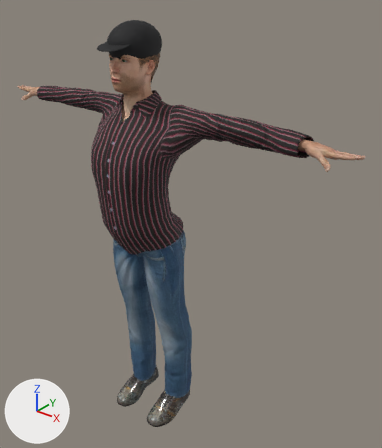
An edit to the glTF model sj/assets/humanos/peaton15.glb, drawn before and after from the same camera.
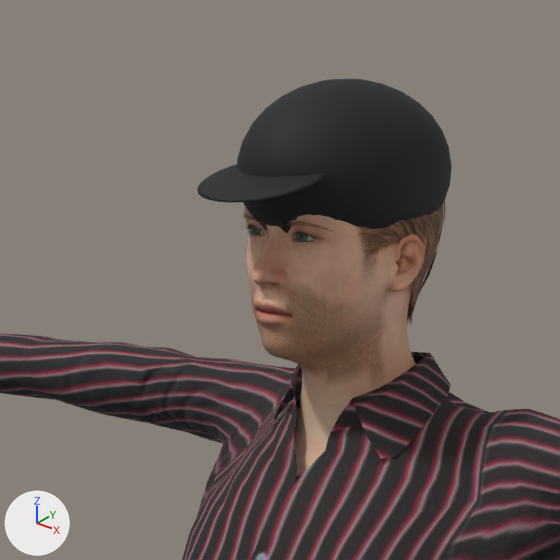
Each version appears first whole from a 50 mm camera at (1.563, -1.638, 2.157) aimed at (0.154, 0.123, 1.065), and next in a close-up on the part from 12% to 50% of the width and 0% to 32% of the height. Every picture has the same lights, and +X, +Y and +Z are marked at lower left. The first two pictures are the older version. Vertices at exactly the same position are counted once.

Script lines for the objects in view, before the commit:
```python
me_base = bpy.data.meshes.new('base')
me_base.from_pydata(...)  # 7992 vertices, 15816 faces; spans x -0.96..0.96, y -0.18..0.11, z 0.18..1.94
me_base.materials.append(mat_human_body)  # picture img_young_lightskinned_male_diffuse2
me_short04 = bpy.data.meshes.new('short04')
me_short04.from_pydata(...)  # 865 vertices, 1050 faces; spans x -0.083..0.085, y -0.133..0.073, z 1.708..1.944
me_short04.materials.append(mat_human_short04)  # picture img_short04_diffuse
me_sphere = bpy.data.meshes.new('Sphere')
me_sphere.from_pydata(...)  # 708 vertices, 1408 faces; spans x -0.094..0.094, y -0.221..0.082, z 1.793..1.969
me_sphere.materials.append(mat_gorra)  # black #131315
ob_human = bpy.data.objects.new('Human', me_base)
ob_human.location = (0.0, 0.0, 0.0)
ob_human_gorra = bpy.data.objects.new('Human.gorra', me_sphere)
ob_human_gorra.location = (0.0, 0.0, 0.0)
ob_human_short04 = bpy.data.objects.new('Human.short04', me_short04)
ob_human_short04.location = (0.0, 0.0, 0.0)
# also in view: 'Human.male_casualsuit03' at (-0.006, -0.055, 0.886)
```
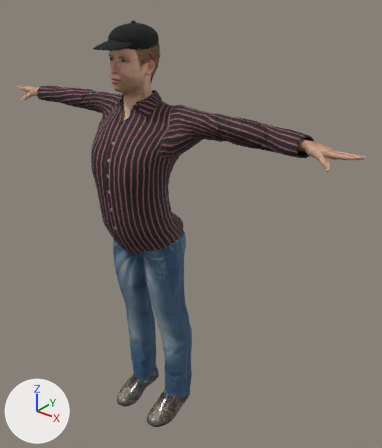
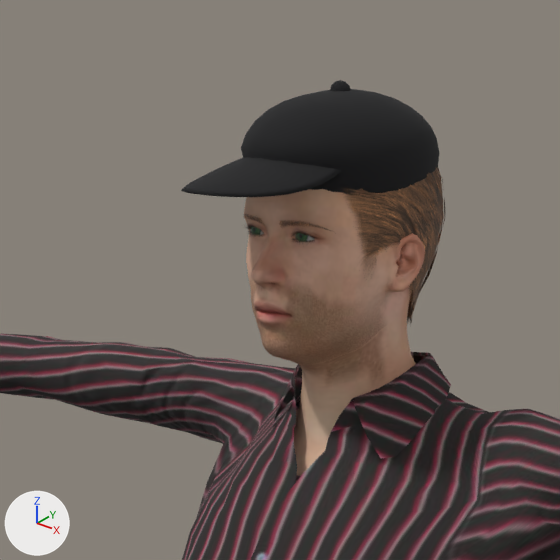
The change, as a diff of the scene's bpy script:
```diff
--- a/sj/assets/humanos/peaton15.glb.py
+++ b/sj/assets/humanos/peaton15.glb.py
@@ me_sphere @@
 # used by ob_human_gorra; location = (0.0, 0.0, 0.0)
-me_sphere.from_pydata(...)  # 708 vertices, 1408 faces; spans x -0.094..0.094, y -0.221..0.082, z 1.793..1.969
+me_sphere.from_pydata(...)  # 770 vertices, 1528 faces; spans x -0.085..0.085, y -0.249..0.067, z 1.831..1.968
+# me_sphere part 1: a new loose piece, a UV sphere (12 segments, 6 rings, poles along z) spanning x -0.011..0.011, y -0.057..-0.035, z 1.946..1.968, in mat_gorra (black #131315)
+# me_sphere part 2: the loose piece of 482 vertices spanning x -0.094..0.094, y -0.168..0.082, z 1.793..1.969 is rebuilt with 482 vertices and now spans x -0.085..0.085, y -0.162..0.067, z 1.831..1.959
+# me_sphere part 3: 224 vertices removed from x -0.07..0.07, y -0.221..-0.095, z 1.869..1.901; 224 vertices added at x -0.071..0.071, y -0.249..-0.057, z 1.878..1.92
 me_sphere.materials.append(mat_gorra)
```

Pixel boxes (x1, y1, x2, y2) of what changed, in the close-ups (560 x 560 px; the box of a moved part takes in the faces that stretch with it):
'Human.gorra', reshaped (24% shorter): before (197, 79, 452, 233); after (181, 80, 439, 197)
part 1 of me_sphere, added: after (330, 80, 351, 91)
part 2 of me_sphere, rebuilt (8% narrower, 32% shorter): before (237, 79, 452, 233); after (241, 89, 439, 194)
part 3 of me_sphere, moved or reshaped: before (197, 164, 328, 203); after (181, 157, 341, 197)
